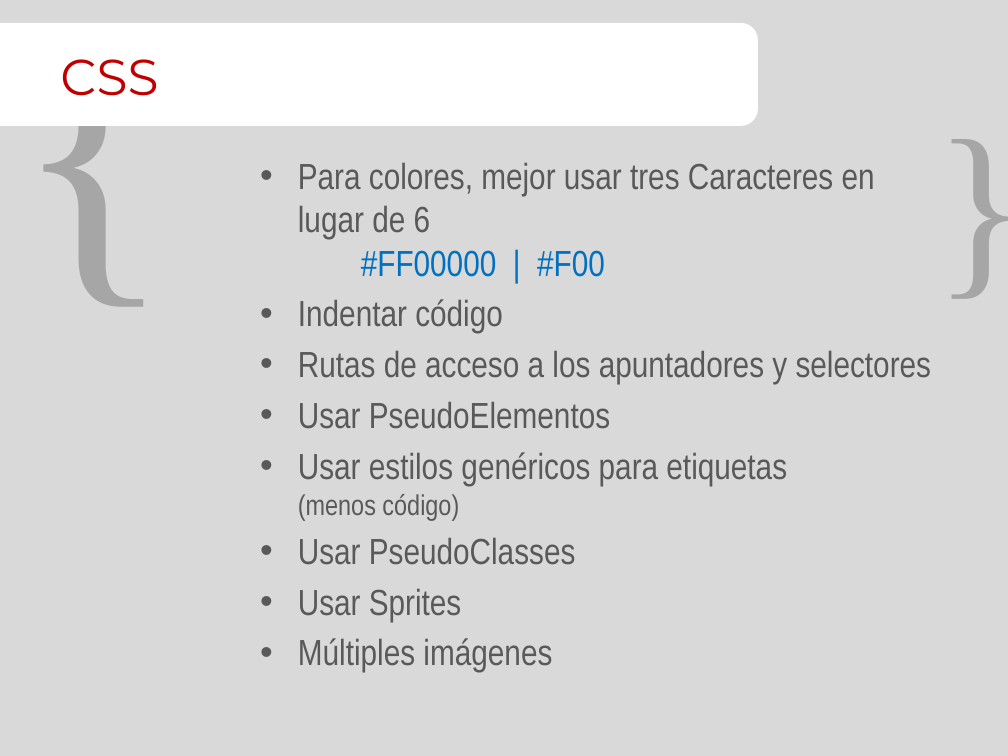
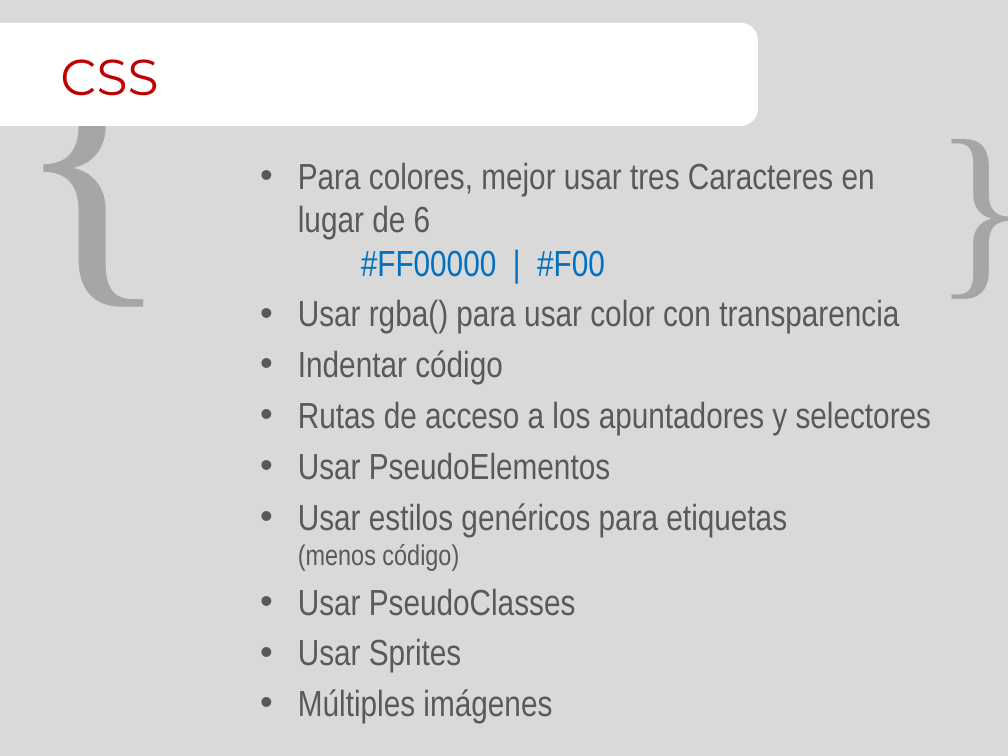
Before and after one commit to Ninja-Labs/edge, a slide deck: slide 6 of 4. Mejores prácticas para utilizar CSS/HOL.B/CSS.pptx. Drawn at 1008x756 pixels with LibreOffice and Linux fonts; fonts in the diff are those of the drawing. Boxes give left, top, right and bottom in pixels: in the first picture for what was removed or moved away, otherwise in the second. Text is boxed around its words. In the diff, an @@ line names an element or a change of style, - is before the commit and + after.

```diff
--- a/4. Mejores prácticas para utilizar CSS/HOL.B/CSS.pptx
+++ b/4. Mejores prácticas para utilizar CSS/HOL.B/CSS.pptx
@@ text at (298,300,899,334): paragraph added @@
+• Usar rgba() para usar color con transparencia
```
Also in this commit, not shown: 1 other file.
